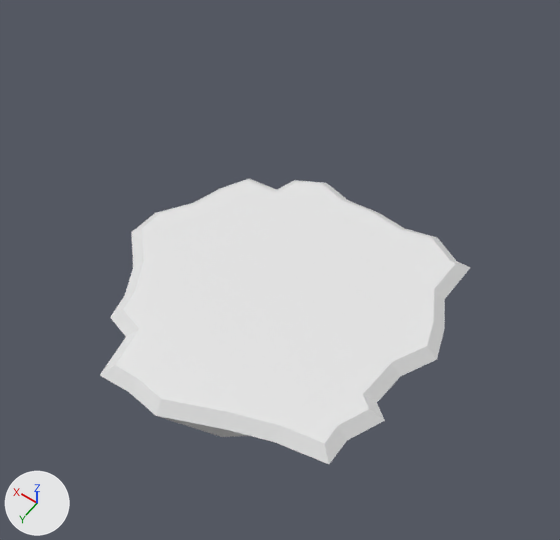
The Blender file assets/island/floating_island.blend as it was, and as the next commit left it.
Camera for both pictures: a 50 mm camera at (-70.0, 99.5, 178.3) aimed at (1.8, -1.1, 20.1). Every picture has the same lights, and +X, +Y and +Z are marked at lower left. Materials are left out; every surface is plain grey.
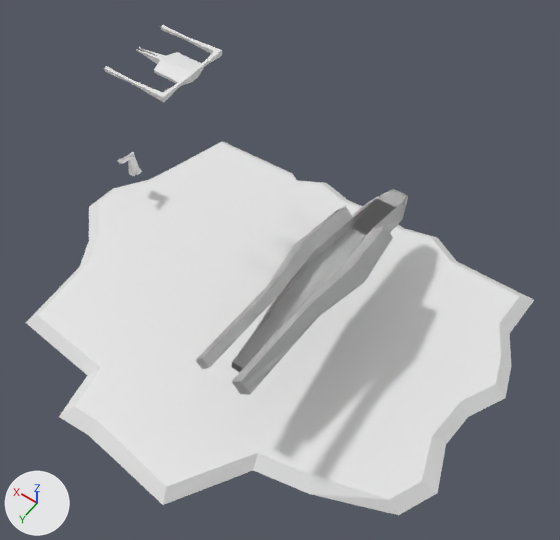
Pixel boxes (x1, y1, x2, y2) of what changed, in the pictures (560 x 540 px):
```json
{"object": "Cone", "change": "reshaped", "before": [100, 179, 470, 464], "after": [26, 141, 534, 515], "on screen": "37% wider, 31% taller"}
{"object": "spaceship_1", "change": "added", "after": [196, 189, 408, 395]}
{"object": "spaceship_2", "change": "added", "after": [104, 25, 222, 102]}
{"object": "stolp_1", "change": "added", "after": [117, 152, 142, 176]}
```

The change, as JSON lines over the scene's bpy script:
```json
{"block": "me_cone", "where": "# used by ob_cone; location = (0.0, 0.0, 5.0); rotation_euler = (3.142, 0.0, 0.0), in degrees (180, 0, 0); scale = (50.0, 50.0, 30.0)"}
{"op": "remove", "block": "me_cone", "code": "me_cone.from_pydata(...)  # 136 vertices, 116 faces; spans x -0.84..1.01, y -0.9..0.9, z -0.18..1.35"}
{"op": "add", "block": "me_cone", "code": "me_cone.from_pydata(...)  # 136 vertices, 116 faces; spans x -1.22..1.35, y -1.22..0.9, z -0.18..1.35"}
{"block": "me_cone", "change": "me_cone part 1: 50 of 136 vertices moved; they spanned x -0.84..1.01, y -0.9..0.81, z -0.18..-0.07 and now span x -1.22..1.35, y -1.22..0.85, z -0.18..-0.07; mean shift (-0.03, -0.09, 0.0); largest move (-0.18, -0.7, -0.18) -> (-0.18, -1.16, -0.18)"}
{"op": "add", "block": "me_cube_004", "code": ["me_cube_004 = bpy.data.meshes.new('Cube.004')", "me_cube_004.from_pydata(...)  # 82 vertices, 64 faces; spans x 24.73..27.87, y -1.0..4.97, z -1.0..7.29"]}
{"op": "add", "block": "me_cube_003", "code": ["me_cube_003 = bpy.data.meshes.new('Cube.003')", "me_cube_003.from_pydata(...)  # 72 vertices, 69 faces; spans x -1.0..17.6, y 0.0..10.6, z 44.3..46.3"]}
{"op": "add", "block": "me_cube_002", "code": ["me_cube_002 = bpy.data.meshes.new('Cube.002')", "me_cube_002.from_pydata(...)  # 202 vertices, 198 faces; spans x -46.0..-6.0, y -72.0..81.0, z 51.0..82.0"]}
{"op": "add", "block": "ob_stolp_1", "code": ["ob_stolp_1 = bpy.data.objects.new('stolp_1', me_cube_004)", "ob_stolp_1.location = (31.6, -7.7, 19.2)"]}
{"op": "add", "block": "ob_spaceship_2", "code": ["ob_spaceship_2 = bpy.data.objects.new('spaceship_2', me_cube_003)", "ob_spaceship_2.location = (31.6, -7.7, 19.2)", "_m = ob_spaceship_2.modifiers.new('Mirror', 'MIRROR')", "_m.use_axis = (False, True, False)", "_m.merge_threshold = 0.0"]}
{"op": "add", "block": "ob_spaceship_1", "code": ["ob_spaceship_1 = bpy.data.objects.new('spaceship_1', me_cube_002)", "ob_spaceship_1.location = (0.0, 0.0, 0.1)", "ob_spaceship_1.scale = (0.5, 0.5, 0.5)"]}
```
